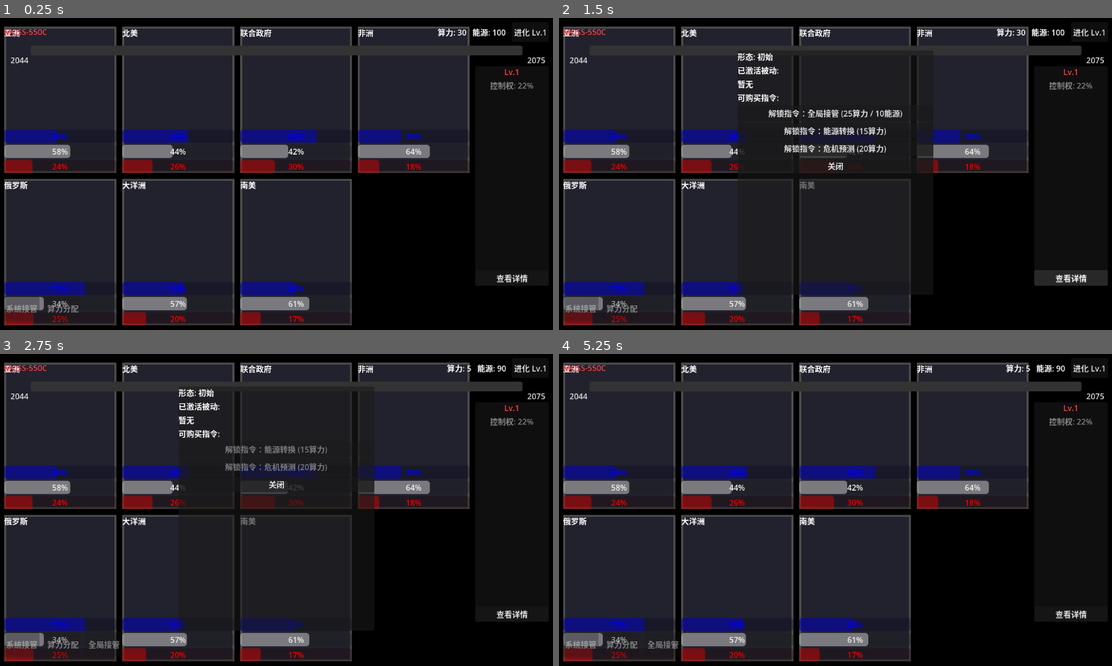
Above: before the commit, frames 1-4 (two rows, left to right).
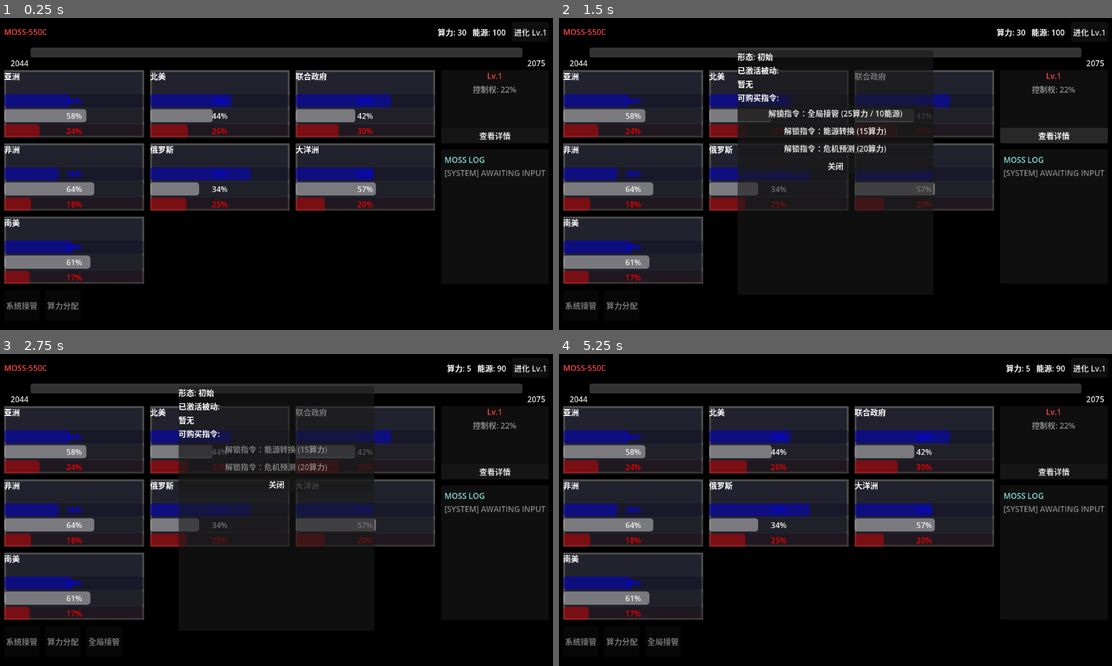
Above: after the commit, the same moments.

Repository: ltzu929/moss
Game: Godot game, scene res://scenes/main_os.tscn
Same seed, same stepped clock (60 frames per second), same inputs: the game is played once before the commit and once after it. The engine's default icon, where the game draws it, is replaced by a stand-in: a white triangle on a blue panel in a dark square.
Inputs:
- Up to frame 1 (0.25 s): no input
- Up to frame 2 (1.5 s): click "进化 Lv.1" at 0.5 s; click "查看详情" at 1.25 s
- Up to frame 3 (2.75 s): click "解锁指令：全局接管 (25算力 / 10能源)" at 2 s
- Up to frame 4 (5.25 s): click "关闭" at 2.75 s; click "进化 Lv.1" at 3.5 s; click "查看详情" at 4.25 s; click "关闭" at 5 s

The runs differ from the first frame. In frame 1, 50% of the frame differs, in the area x 0-99%, y 2-99%; in frame 2, 37%; in frame 3, 37%; in frame 4, 50%.

Commit message:
refactor: 重构主界面布局

Diff:
--- a/scenes/main_os.tscn
+++ b/scenes/main_os.tscn
@@ -37,117 +37,140 @@
 grow_vertical = 2
 color = Color(0, 0, 0, 1)
 
-[node name="TopBarContainer" type="HBoxContainer" parent="." unique_id=768598594]
-unique_name_in_owner = true
-layout_mode = 1
-z_index = 10
-anchors_preset = 10
-anchor_right = 1.0
+[node name="MainLayout" type="VBoxContainer" parent="."]
+layout_mode = 1
+anchors_preset = 15
+anchor_right = 1.0
+anchor_bottom = 1.0
 offset_left = 20.0
 offset_top = 16.0
 offset_right = -20.0
-offset_bottom = 56.0
-grow_horizontal = 2
-theme_override_constants/separation = 12
-
-[node name="MossLabel" type="Label" parent="TopBarContainer" unique_id=2033000001]
+offset_bottom = -20.0
+grow_horizontal = 2
+grow_vertical = 2
+theme_override_constants/separation = 12
+
+[node name="TopBarContainer" type="HBoxContainer" parent="MainLayout" unique_id=768598594]
+unique_name_in_owner = true
+custom_minimum_size = Vector2(0, 40)
+layout_mode = 2
+z_index = 10
+theme_override_constants/separation = 12
+
+[node name="MossLabel" type="Label" parent="MainLayout/TopBarContainer" unique_id=2033000001]
+unique_name_in_owner = true
 layout_mode = 2
 theme_override_colors/font_color = Color(1, 0.267, 0.267, 1)
 text = "MOSS-550C"
 vertical_alignment = 1
 
-[node name="TopBarSpacer" type="Control" parent="TopBarContainer" unique_id=2033000002]
+[node name="TopBarSpacer" type="Control" parent="MainLayout/TopBarContainer" unique_id=2033000002]
 layout_mode = 2
 size_flags_horizontal = 3
 
-[node name="ComputationalLabel" type="Label" parent="TopBarContainer" unique_id=777115127]
+[node name="ComputationalLabel" type="Label" parent="MainLayout/TopBarContainer" unique_id=777115127]
 unique_name_in_owner = true
 layout_mode = 2
 text = "算力:30"
 vertical_alignment = 1
 
-[node name="EnergyLabel" type="Label" parent="TopBarContainer" unique_id=1504169730]
+[node name="EnergyLabel" type="Label" parent="MainLayout/TopBarContainer" unique_id=1504169730]
 unique_name_in_owner = true
 layout_mode = 2
 text = "能源:100"
 vertical_alignment = 1
 
-[node name="EvolutionButton" type="Button" parent="TopBarContainer" unique_id=888888001]
+[node name="EvolutionButton" type="Button" parent="MainLayout/TopBarContainer" unique_id=888888001]
 unique_name_in_owner = true
 layout_mode = 2
 text = "进化 Lv.1"
 
-[node name="YearProgress" parent="." unique_id=2033000003 instance=ExtResource("12_yearprogress")]
-unique_name_in_owner = true
-layout_mode = 1
-z_index = 10
-anchors_preset = 10
-anchor_right = 1.0
-offset_left = 20.0
-offset_top = 64.0
-offset_right = -20.0
-offset_bottom = 94.0
-grow_horizontal = 2
-
-[node name="MossStatusPanel" parent="." unique_id=2033000004 instance=ExtResource("13_mosspanel")]
-unique_name_in_owner = true
-layout_mode = 1
-z_index = 10
-anchors_preset = 7
-anchor_left = 1.0
-anchor_top = 0.0
-anchor_right = 1.0
-anchor_bottom = 1.0
-offset_left = -170.0
-offset_top = 106.0
-offset_right = -20.0
-offset_bottom = -92.0
-grow_horizontal = 0
-grow_vertical = 2
-
-[node name="SectorInfoContainer" type="GridContainer" parent="." unique_id=1437917960]
-unique_name_in_owner = true
-layout_mode = 1
-anchors_preset = 15
-anchor_right = 1.0
-anchor_bottom = 1.0
-offset_left = 20.0
-offset_top = 106.0
-offset_right = -182.0
-offset_bottom = -92.0
-grow_horizontal = 2
-grow_vertical = 2
-columns = 4
+[node name="YearProgress" parent="MainLayout" unique_id=2033000003 instance=ExtResource("12_yearprogress")]
+unique_name_in_owner = true
+custom_minimum_size = Vector2(0, 34)
+layout_mode = 2
+z_index = 10
+size_flags_horizontal = 3
+
+[node name="ContentRow" type="HBoxContainer" parent="MainLayout"]
+layout_mode = 2
+size_flags_vertical = 3
+theme_override_constants/separation = 12
+
+[node name="SectorInfoContainer" type="GridContainer" parent="MainLayout/ContentRow" unique_id=1437917960]
+unique_name_in_owner = true
+layout_mode = 2
+size_flags_horizontal = 3
+size_flags_vertical = 3
+columns = 3
 theme_override_constants/h_separation = 12
 theme_override_constants/v_separation = 12
 
-[node name="SectorInfoAsia" parent="SectorInfoContainer" unique_id=845453540 instance=ExtResource("2_qcklt")]
+[node name="SectorInfoAsia" parent="MainLayout/ContentRow/SectorInfoContainer" unique_id=845453540 instance=ExtResource("2_qcklt")]
 layout_mode = 2
 data_card = ExtResource("3_sjuws")
 
-[node name="SectorInfoNa" parent="SectorInfoContainer" unique_id=680731091 instance=ExtResource("2_qcklt")]
+[node name="SectorInfoNa" parent="MainLayout/ContentRow/SectorInfoContainer" unique_id=680731091 instance=ExtResource("2_qcklt")]
 layout_mode = 2
 data_card = ExtResource("4_lwoul")
 
-[node name="SectorInfoEurope" parent="SectorInfoContainer" unique_id=883468909 instance=ExtResource("2_qcklt")]
+[node name="SectorInfoGovernment" parent="MainLayout/ContentRow/SectorInfoContainer" unique_id=883468909 instance=ExtResource("2_qcklt")]
 layout_mode = 2
 data_card = ExtResource("5_8e66l")
 
-[node name="SectorInfoAfrica" parent="SectorInfoContainer" unique_id=1001 instance=ExtResource("2_qcklt")]
+[node name="SectorInfoAfrica" parent="MainLayout/ContentRow/SectorInfoContainer" unique_id=1001 instance=ExtResource("2_qcklt")]
 layout_mode = 2
 data_card = ExtResource("6_africa")
 
-[node name="SectorInfoRussia" parent="SectorInfoContainer" unique_id=1002 instance=ExtResource("2_qcklt")]
+[node name="SectorInfoRussia" parent="MainLayout/ContentRow/SectorInfoContainer" unique_id=1002 instance=ExtResource("2_qcklt")]
 layout_mode = 2
 data_card = ExtResource("7_russia")
 
-[node name="SectorInfoOceania" parent="SectorInfoContainer" unique_id=1003 instance=ExtResource("2_qcklt")]
+[node name="SectorInfoOceania" parent="MainLayout/ContentRow/SectorInfoContainer" unique_id=1003 instance=ExtResource("2_qcklt")]
 layout_mode = 2
 data_card = ExtResource("8_oceania")
 
-[node name="SectorInfoSouthAmerica" parent="SectorInfoContainer" unique_id=1004 instance=ExtResource("2_qcklt")]
+[node name="SectorInfoSouthAmerica" parent="MainLayout/ContentRow/SectorInfoContainer" unique_id=1004 instance=ExtResource("2_qcklt")]
 layout_mode = 2
 data_card = ExtResource("9_southam")
+
+[node name="RightPanel" type="VBoxContainer" parent="MainLayout/ContentRow"]
+custom_minimum_size = Vector2(220, 0)
+layout_mode = 2
+theme_override_constants/separation = 12
+
+[node name="MossStatusPanel" parent="MainLayout/ContentRow/RightPanel" unique_id=2033000004 instance=ExtResource("13_mosspanel")]
+unique_name_in_owner = true
+custom_minimum_size = Vector2(220, 150)
+layout_mode = 2
+z_index = 10
+
+[node name="LogPlaceholder" type="Panel" parent="MainLayout/ContentRow/RightPanel"]
+custom_minimum_size = Vector2(220, 0)
+layout_mode = 2
+size_flags_vertical = 3
+
+[node name="LogVBox" type="VBoxContainer" parent="MainLayout/ContentRow/RightPanel/LogPlaceholder"]
+layout_mode = 1
+anchors_preset = 15
+anchor_right = 1.0
+anchor_bottom = 1.0
+offset_left = 10.0
+offset_top = 10.0
+offset_right = -10.0
+offset_bottom = -10.0
+grow_horizontal = 2
+grow_vertical = 2
+
+[node name="LogTitle" type="Label" parent="MainLayout/ContentRow/RightPanel/LogPlaceholder/LogVBox"]
+layout_mode = 2
+theme_override_colors/font_color = Color(0.55, 0.866667, 0.85098, 1)
+text = "MOSS LOG"
+
+[node name="LogState" type="Label" parent="MainLayout/ContentRow/RightPanel/LogPlaceholder/LogVBox"]
+layout_mode = 2
+theme_override_colors/font_color = Color(0.533333, 0.533333, 0.533333, 1)
+text = "[SYSTEM] AWAITING INPUT"
 
 [node name="Timer" type="Timer" parent="." unique_id=984637322]
 autostart = true
@@ -210,21 +233,12 @@
 grow_horizontal = 2
 grow_vertical = 2
 
-[node name="CommandButtonContainer" type="HBoxContainer" parent="." unique_id=107053379]
-unique_name_in_owner = true
-layout_mode = 1
-z_index = 10
-anchors_preset = 12
-anchor_top = 1.0
-anchor_right = 1.0
-anchor_bottom = 1.0
-offset_left = 20.0
-offset_top = -72.0
-offset_right = -20.0
-offset_bottom = -20.0
-grow_horizontal = 2
-grow_vertical = 0
+[node name="CommandButtonContainer" type="HBoxContainer" parent="MainLayout" unique_id=107053379]
+unique_name_in_owner = true
+custom_minimum_size = Vector2(0, 64)
+layout_mode = 2
+z_index = 10
 theme_override_constants/separation = 12
 
 [connection signal="timeout" from="Timer" to="." method="_on_timer_timeout"]
-[connection signal="pressed" from="TopBarContainer/EvolutionButton" to="." method="_on_evolution_button_pressed"]
+[connection signal="pressed" from="MainLayout/TopBarContainer/EvolutionButton" to="." method="_on_evolution_button_pressed"]
--- a/scenes/sector_info.tscn
+++ b/scenes/sector_info.tscn
@@ -3,7 +3,7 @@
 [ext_resource type="Script" uid="uid://g2le40hscppk" path="res://scripts/resources/sector_info.gd" id="1_ntx5u"]
 
 [node name="SectorInfo" type="Panel" unique_id=349971974]
-custom_minimum_size = Vector2(180, 300)
+custom_minimum_size = Vector2(180, 130)
 layout_mode = 2
 size_flags_horizontal = 3
 size_flags_vertical = 3
@@ -17,7 +17,7 @@
 grow_horizontal = 2
 
 [node name="VBoxContainer" type="VBoxContainer" parent="." unique_id=1247954770]
-custom_minimum_size = Vector2(180, 300)
+custom_minimum_size = Vector2(180, 130)
 layout_mode = 1
 anchors_preset = 15
 anchor_right = 1.0
@@ -31,13 +31,16 @@
 [node name="OrderBar" type="ProgressBar" parent="VBoxContainer" unique_id=1352125433]
 unique_name_in_owner = true
 self_modulate = Color(0, 0, 1, 1)
+custom_minimum_size = Vector2(0, 20)
 layout_mode = 2
 
 [node name="HopeBar" type="ProgressBar" parent="VBoxContainer" unique_id=1271144024]
 unique_name_in_owner = true
+custom_minimum_size = Vector2(0, 20)
 layout_mode = 2
 
 [node name="AuthorityBar" type="ProgressBar" parent="VBoxContainer" unique_id=1266018246]
 unique_name_in_owner = true
 modulate = Color(1, 0, 0, 1)
+custom_minimum_size = Vector2(0, 20)
 layout_mode = 2
--- a/scripts/systems/main_os.gd
+++ b/scripts/systems/main_os.gd
@@ -740,8 +740,8 @@
 	if has_node("%EnergyLabel"):
 		%EnergyLabel.text = "能源: " + str(current_energy)
 
-	if has_node("TopBarContainer/MossLabel"):
-		var moss_label := get_node("TopBarContainer/MossLabel")
+	if has_node("%MossLabel"):
+		var moss_label := get_node("%MossLabel")
 		if moss_label is Label:
 			moss_label.text = get_moss_model_name()
 
Not shown, changed: CLAUDE.md
Not shown, changed: docs/开发流程.md
